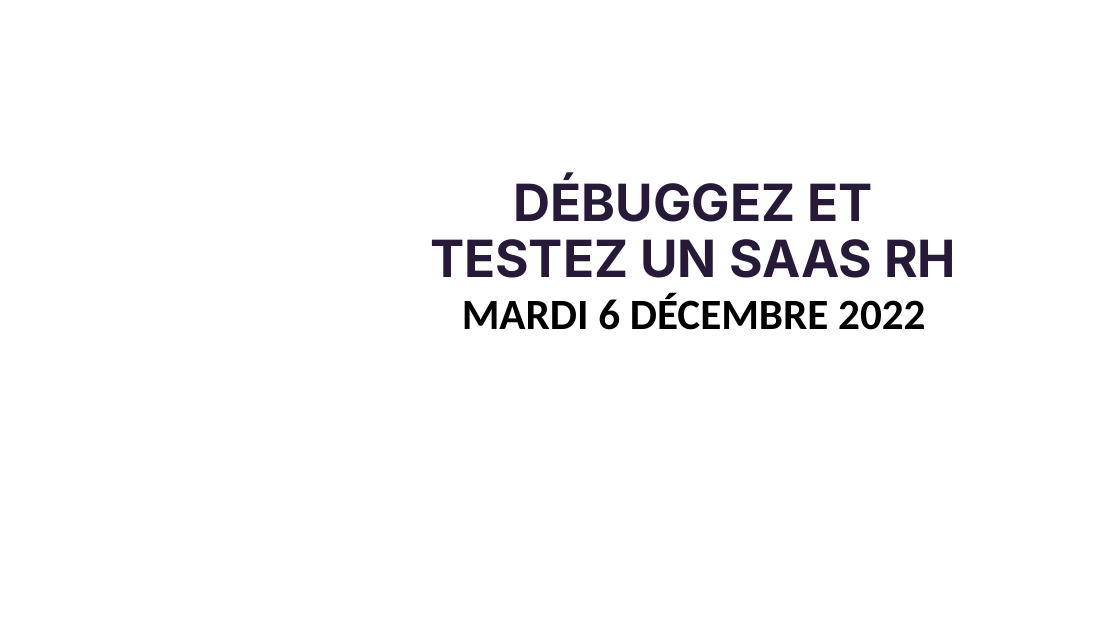
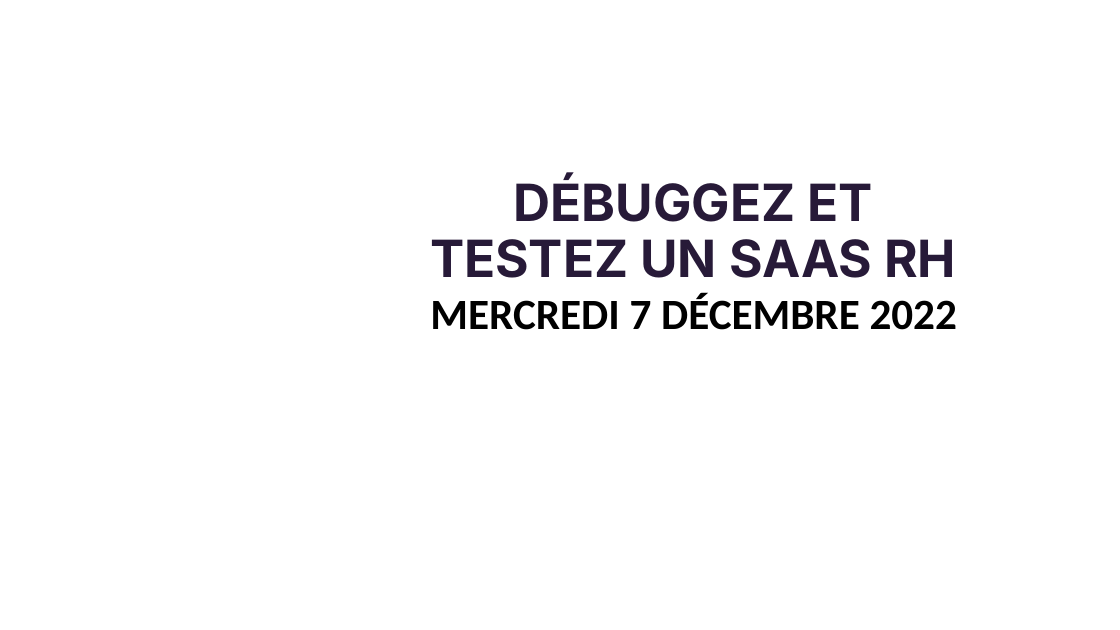
Before and after one commit to Kilian06/OPC-Projet-9, a slide deck: slide 1 of Rendu/Support Prez OPC 9.pptx. Drawn at 1120x630 pixels with LibreOffice and Linux fonts; fonts in the diff are those of the drawing; background and template pictures are left out. Boxes give left, top, right and bottom in pixels: in the first picture for what was removed or moved away, otherwise in the second. Text is boxed around its words. In the diff, an @@ line names an element or a change of style, - is before the commit and + after.

```diff
--- a/Rendu/Support Prez OPC 9.pptx
+++ b/Rendu/Support Prez OPC 9.pptx
@@ text at (x1=430, y1=294, x2=957, y2=330): text changed @@
-MARDI 6 DÉCEMBRE 2022
+MERCREDI 7 DÉCEMBRE 2022
```
Also in this commit, not shown: 1 other slide changed, 2 slides added, 6 other files.
